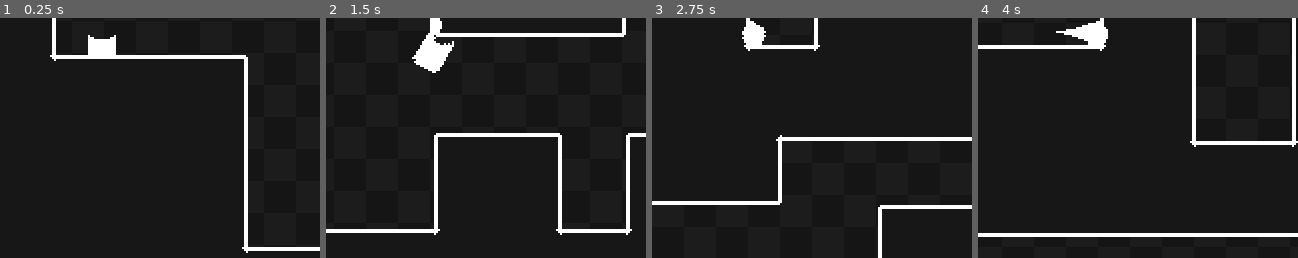
Above: before the commit, frames 1-4 (left to right).
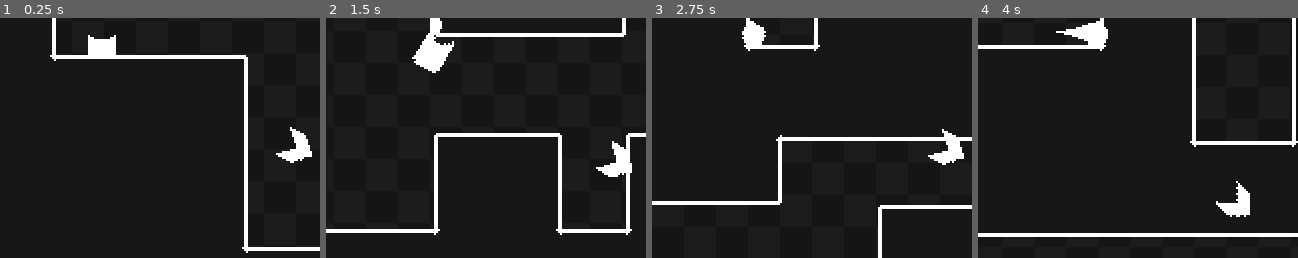
Above: after the commit, the same moments.

Repository: deltea/Gravity
Game: Godot game, scene res://main.tscn
The game is run twice, just before and just after one commit, with the same random seed, the same clock (stepped at 60 frames per second) and the same inputs.
Inputs:
- Up to frame 1 (0.25 s): no input
- Up to frame 2 (1.5 s): hold D (right) from 0.53 s (still down); tap Shift (fly) at 0.6, 1.35 s; tap Space (jump) at 0.77 s
- Up to frame 3 (2.75 s): tap Space (jump) at 1.52 s; release D (right) at 2.03 s; hold A (left) from 2.03 s (still down); tap Shift (fly) at 2.1 s
- Up to frame 4 (4 s): release A (left) at 2.78 s; hold D (right) from 2.78 s (still down); tap Shift (fly) at 2.85, 3.6 s; tap Space (jump) at 3.02, 3.77 s
The pictures show only the part of the screen within x 34-84%, y 44-94%; the shares and areas given below are measured in that part.

The runs differ from the first frame. In frame 1, 0.7% of the frame differs, in the area x 86-98%, y 45-61%; in frame 2, 0.7%; in frame 3, 0.7%; in frame 4, 0.7%.

Commit message:
🤖 level system

Diff:
--- a/globals.gd
+++ b/globals.gd
@@ -1,3 +1,7 @@
 extends Node
 
+const SCREEN_CENTER = Vector2(160, 120)
+const SCREEN_SIZE = Vector2(320, 240)
+
 var player: Player
+var level_manager: LevelManager
--- /dev/null
+++ b/level_manager.gd
@@ -0,0 +1,21 @@
+extends Node
+class_name LevelManager
+
+@export var targets: Array[Target]
+
+var targets_left: Array[Target]
+
+func _enter_tree() -> void:
+	Globals.level_manager = self
+	targets_left = targets
+
+func update_current_target():
+	targets_left.front().on_opened()
+
+func pop_target():
+	var popped_target = targets_left.pop_front()
+	popped_target.on_touched()
+	if targets_left.size() <= 0:
+		get_tree().reload_current_scene()
+	else:
+		update_current_target()
--- a/main.tscn
+++ b/main.tscn
@@ -1,10 +1,13 @@
-[gd_scene load_steps=8 format=3 uid="uid://di2y6kfmakfxa"]
-
+[gd_scene load_steps=11 format=3 uid="uid://di2y6kfmakfxa"]
+
+[ext_resource type="Script" path="res://level_manager.gd" id="1_0meq5"]
 [ext_resource type="Texture2D" uid="uid://cr7cr36w0ji06" path="res://assets/background.png" id="1_t1c3w"]
 [ext_resource type="PackedScene" uid="uid://o63hvo6vk6iw" path="res://player.tscn" id="1_v8rmo"]
 [ext_resource type="Texture2D" uid="uid://b0510blj75742" path="res://assets/stamina-bar.png" id="2_bunqf"]
 [ext_resource type="Texture2D" uid="uid://clr5ypybtun8g" path="res://assets/tileset.png" id="2_kqmtn"]
+[ext_resource type="Texture2D" uid="uid://c7g5fuaxtvaga" path="res://assets/arrow.png" id="3_ihhh7"]
 [ext_resource type="PackedScene" uid="uid://bejvcspusjgu1" path="res://refill.tscn" id="5_dhpsl"]
+[ext_resource type="PackedScene" uid="uid://ducsoj3lu5jvu" path="res://target.tscn" id="7_vljsy"]
 
 [sub_resource type="TileSetAtlasSource" id="TileSetAtlasSource_5mqcb"]
 texture = ExtResource("2_kqmtn")
@@ -585,6 +588,10 @@
 
 [node name="Main" type="Node"]
 
+[node name="LevelManager" type="Node" parent="." node_paths=PackedStringArray("targets")]
+script = ExtResource("1_0meq5")
+targets = [NodePath("../World/Targets/Target"), NodePath("../World/Targets/Target2")]
+
 [node name="CanvasLayer" type="CanvasLayer" parent="."]
 
 [node name="Stamina" type="TextureProgressBar" parent="CanvasLayer"]
@@ -598,6 +605,25 @@
 texture_progress = ExtResource("2_bunqf")
 tint_under = Color(0.368627, 0.368627, 0.368627, 1)
 
+[node name="Arrow" type="TextureRect" parent="CanvasLayer"]
+anchors_preset = 8
+anchor_left = 0.5
+anchor_top = 0.5
+anchor_right = 0.5
+anchor_bottom = 0.5
+offset_left = -8.0
+offset_top = -8.0
+offset_right = 8.0
+offset_bottom = 8.0
+grow_horizontal = 2
+grow_vertical = 2
+pivot_offset = Vector2(8, 8)
+size_flags_horizontal = 4
+size_flags_vertical = 4
+texture = ExtResource("3_ihhh7")
+stretch_mode = 3
+metadata/_edit_use_anchors_ = true
+
 [node name="ParallaxBackground" type="ParallaxBackground" parent="CanvasLayer"]
 
 [node name="ParallaxLayer" type="ParallaxLayer" parent="CanvasLayer/ParallaxBackground"]
@@ -616,9 +642,18 @@
 format = 2
 layer_0/tile_data = PackedInt32Array(917504, 65537, 1, 851968, 65537, 1, 786432, 65537, 1, 720896, 65537, 1, 655360, 65 …(42419 unchanged characters)…
 
-[node name="Player" parent="World" node_paths=PackedStringArray("stamina_bar") instance=ExtResource("1_v8rmo")]
+[node name="Player" parent="World" node_paths=PackedStringArray("stamina_bar", "arrow") instance=ExtResource("1_v8rmo")]
 position = Vector2(39, 110)
 stamina_bar = NodePath("../../CanvasLayer/Stamina")
+arrow = NodePath("../../CanvasLayer/Arrow")
 
 [node name="Refill" parent="World" instance=ExtResource("5_dhpsl")]
 position = Vector2(424, 56)
+
+[node name="Targets" type="Node" parent="World"]
+
+[node name="Target" parent="World/Targets" instance=ExtResource("7_vljsy")]
+position = Vector2(674, 432)
+
+[node name="Target2" parent="World/Targets" instance=ExtResource("7_vljsy")]
+position = Vector2(528, -352)
--- a/player.gd
+++ b/player.gd
@@ -28,6 +28,10 @@
 @export var rotation_smoothing = 1000
 @export var stamina_bar_smoothing = 200
 
+@export_group("Gameplay")
+@export var arrow: TextureRect
+@export var arrow_distance = 100
+
 @onready var sprite := $Sprite
 @onready var trail := $Trail
 @onready var run_collider := $CollisionShape
@@ -41,8 +45,10 @@
 var can_double_jump = false
 var stamina = 100
 
-func _ready():
+func _enter_tree() -> void:
 	Globals.player = self
+
+func _ready() -> void:
 	original_texture = sprite.texture
 	update_stamina(0)
 
@@ -51,6 +57,12 @@
 	sprite.rotation_degrees = move_toward(sprite.rotation_degrees, run_rotation + double_jump_rotation, rotation_smoothing * delta)
 
 	stamina_bar.value = move_toward(stamina_bar.value, stamina, stamina_bar_smoothing * delta)
+
+	var current_target = Globals.level_manager.targets_left.front()
+	var direction = current_target.position - position
+	arrow.rotation = direction.angle()
+	arrow.position = Globals.SCREEN_CENTER + Vector2.from_angle(arrow.rotation) * arrow_distance
+	# arrow.position.x = clamp(arrow.position.x, 30, Globals.SCREEN_SIZE.x - 30)
 
 func _physics_process(delta: float) -> void:
 	match state:
@@ -103,10 +115,7 @@
 	else:
 		velocity = velocity.move_toward(Vector2.ZERO, deceleration * delta)
 
-	if input:
-		update_stamina(-stamina_cost, delta)
-	else:
-		update_stamina(stamina_regen, delta)
+	update_stamina(-stamina_cost, delta)
 
 	if Input.is_action_just_pressed("fly"):
 		end_fly()
@@ -136,7 +145,18 @@
 	if stamina <= 0:
 		end_fly()
 
+func hide_arrow(target: Target):
+	if not target == Globals.level_manager.targets_left.front(): return
+	arrow.hide()
+
+func show_arrow(target: Target):
+	if not target == Globals.level_manager.targets_left.front(): return
+	arrow.show()
+
 func _on_item_area_area_entered(area: Area2D) -> void:
 	if area is Refill:
 		area.on_collect()
 		update_stamina(100)
+	elif area is Target and area == Globals.level_manager.targets_left.front():
+		Globals.level_manager.pop_target()
+		arrow.show()
--- a/player.tscn
+++ b/player.tscn
@@ -15,6 +15,7 @@
 radius = 20.0
 
 [node name="Player" type="CharacterBody2D"]
+z_index = 10
 collision_layer = 2
 collision_mask = 3
 floor_constant_speed = true
--- /dev/null
+++ b/target.gd
@@ -0,0 +1,30 @@
+extends Area2D
+class_name Target
+
+@export var unlit_texture: Texture2D
+@export var lit_texture: Texture2D
+@export var scale_smoothing = 6
+@export var action_scale = 1.5
+
+@onready var sprite := $Sprite
+
+func _ready() -> void:
+	if Globals.level_manager.targets_left.front() == self:
+		on_opened()
+
+func _process(delta: float) -> void:
+	scale = scale.move_toward(Vector2.ONE, scale_smoothing * delta)
+
+func on_opened():
+	sprite.texture = unlit_texture
+	scale = action_scale * Vector2.ONE
+
+func on_touched():
+	sprite.texture = lit_texture
+	scale = action_scale * Vector2.ONE
+
+func _on_visible_on_screen_notifier_screen_entered() -> void:
+	Globals.player.hide_arrow(self)
+
+func _on_visible_on_screen_notifier_screen_exited() -> void:
+	Globals.player.show_arrow(self)
--- /dev/null
+++ b/target.tscn
@@ -0,0 +1,30 @@
+[gd_scene load_steps=6 format=3 uid="uid://ducsoj3lu5jvu"]
+
+[ext_resource type="Texture2D" uid="uid://dhjc3nobj4fdd" path="res://assets/target.png" id="1_kjn44"]
+[ext_resource type="Script" path="res://target.gd" id="1_rl53d"]
+[ext_resource type="Texture2D" uid="uid://df6tkdx5a1bkk" path="res://assets/target-unlit.png" id="2_ei0ro"]
+[ext_resource type="Texture2D" uid="uid://bhu6m3mu01m05" path="res://assets/target-ground.png" id="3_vg8w2"]
+
+[sub_resource type="RectangleShape2D" id="RectangleShape2D_o2i12"]
+size = Vector2(16, 32)
+
+[node name="Target" type="Area2D"]
+collision_layer = 4
+collision_mask = 0
+script = ExtResource("1_rl53d")
+unlit_texture = ExtResource("2_ei0ro")
+lit_texture = ExtResource("1_kjn44")
+
+[node name="Sprite" type="Sprite2D" parent="."]
+position = Vector2(0, 16)
+texture = ExtResource("3_vg8w2")
+offset = Vector2(0, -16)
+
+[node name="CollisionShape" type="CollisionShape2D" parent="."]
+shape = SubResource("RectangleShape2D_o2i12")
+
+[node name="VisibleOnScreenNotifier" type="VisibleOnScreenNotifier2D" parent="."]
+scale = Vector2(0.8, 1.6)
+
+[connection signal="screen_entered" from="VisibleOnScreenNotifier" to="." method="_on_visible_on_screen_notifier_screen_entered"]
+[connection signal="screen_exited" from="VisibleOnScreenNotifier" to="." method="_on_visible_on_screen_notifier_screen_exited"]
--- a/trail.tscn
+++ b/trail.tscn
@@ -8,6 +8,7 @@
 
 [node name="Trail" type="Line2D"]
 top_level = true
+z_index = 10
 width = 15.0
 width_curve = SubResource("Curve_1f21s")
 joint_mode = 2
Binary file added: assets/arrow.png
Not shown, added: assets/arrow.png.import
Binary file added: assets/target-ground.png
Not shown, added: assets/target-ground.png.import
Binary file added: assets/target-unlit.png
Not shown, added: assets/target-unlit.png.import
Binary file added: assets/target.png
Not shown, added: assets/target.png.import
